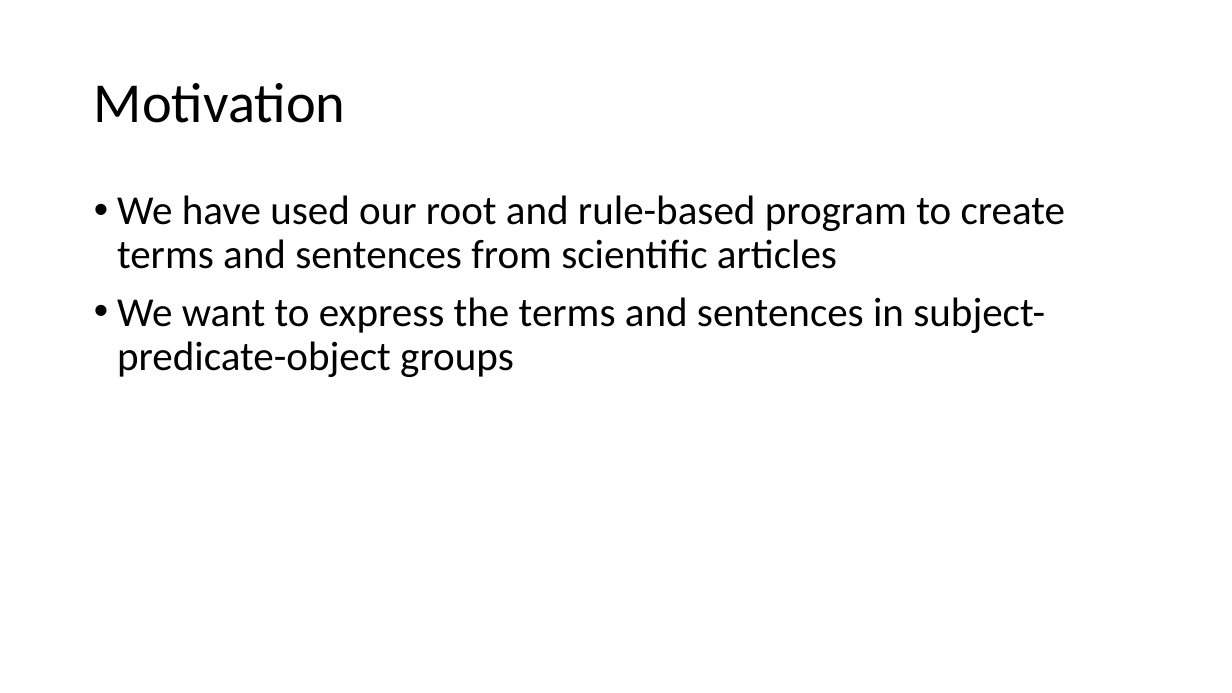
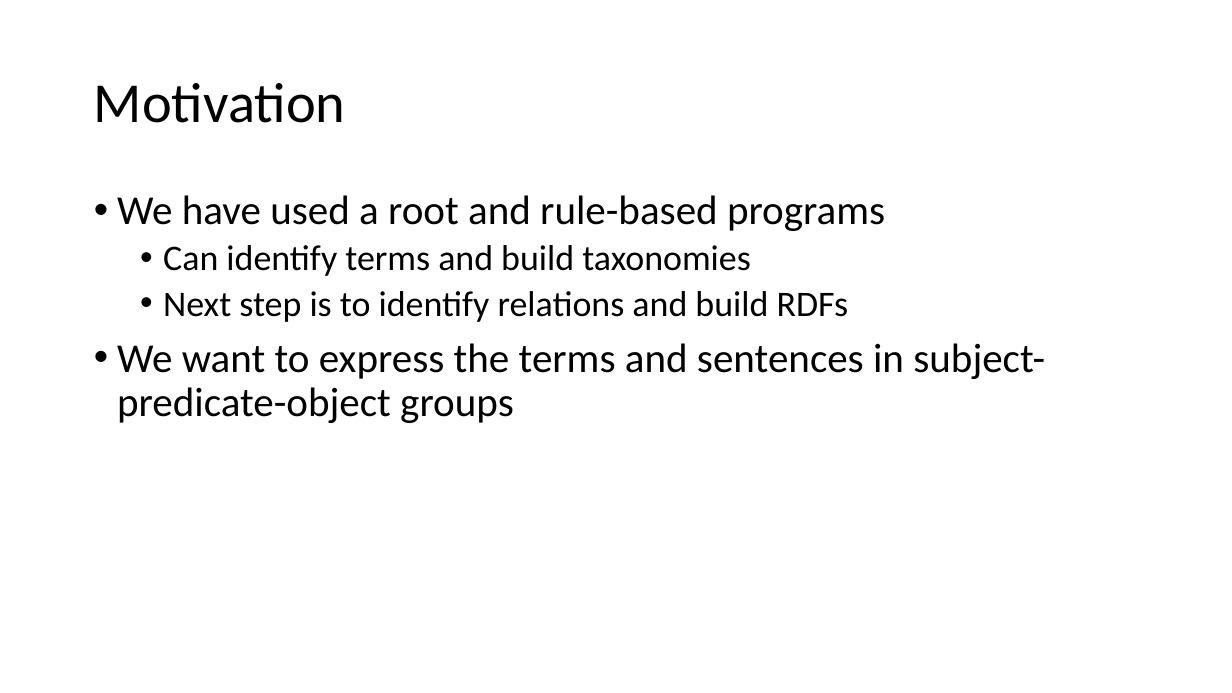
Before and after one commit to petezh/RR-NLP-Tools, a slide deck: slide 2 of predicates/predicates presentation.pptx. Drawn at 1232x693 pixels with LibreOffice and Linux fonts; fonts in the diff are those of the drawing. Boxes give left, top, right and bottom in pixels: in the first picture for what was removed or moved away, otherwise in the second. Text is boxed around its words. In the diff, an @@ line names an element or a change of style, - is before the commit and + after.

```diff
--- a/predicates/predicates presentation.pptx
+++ b/predicates/predicates presentation.pptx
@@ text at [117,195,885,322]: text changed; size 32 to 28 pt @@
-• We have used our root and rule-based program to create terms and sentences from scientific articles
+• We have used a root and rule-based programs
+  • Can identify terms and build taxonomies
+  • Next step is to identify relations and build RDFs
```
Also in this commit, not shown: 15 other slides changed, 3 slides added, 1 slide removed, 14 other files.
